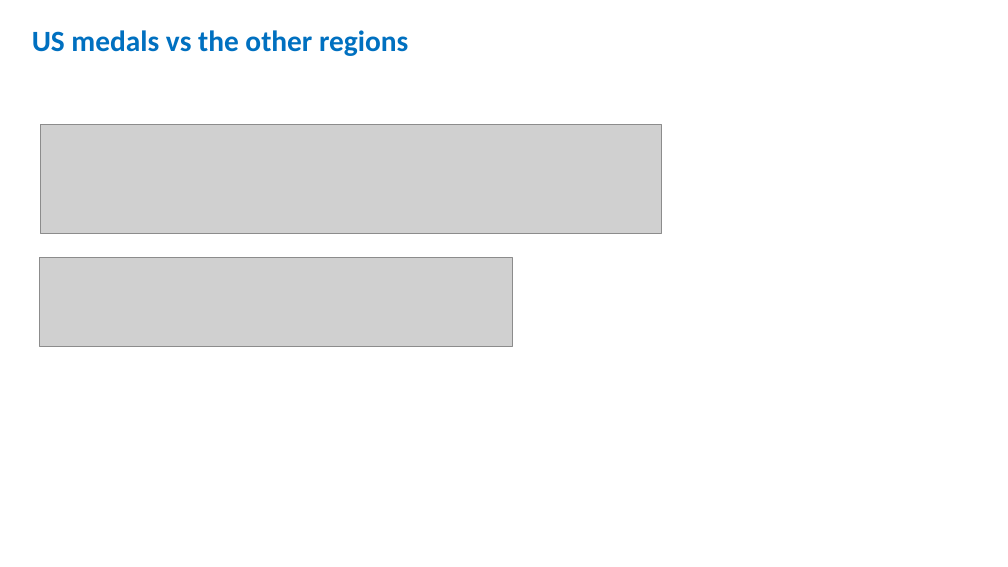
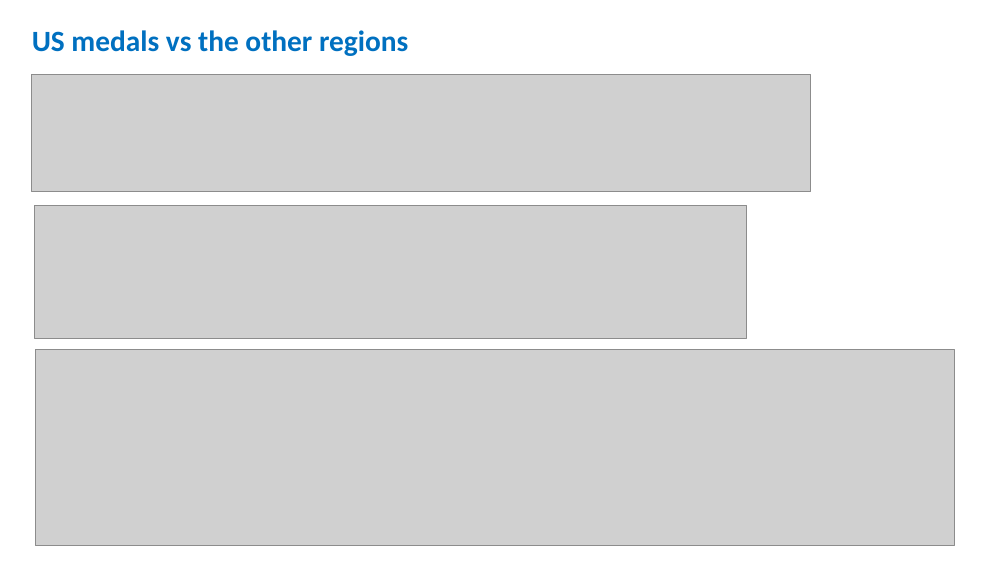
Before and after one commit to sissa81/project1, a slide deck: slide 11 of olympics by wildcats.pptx (slide 10 before the commit). Drawn at 1008x567 pixels with LibreOffice and Linux fonts; fonts in the diff are those of the drawing; grey boxes stand for pictures. Boxes give left, top, right and bottom in pixels: in the first picture for what was removed or moved away, otherwise in the second. Text is boxed around its words. In the diff, an @@ line names an element or a change of style, - is before the commit and + after.

```diff
--- a/olympics by wildcats.pptx
+++ b/olympics by wildcats.pptx
@@ picture added at <box>32,74,811,191</box> @@
@@ picture removed at <box>40,125,662,233</box> @@
@@ picture added at <box>34,205,747,338</box> @@
@@ picture removed at <box>40,257,513,346</box> @@
@@ picture added at <box>36,349,954,545</box> @@
```
Also in this commit, not shown: 3 other slides changed, 1 slide added.
